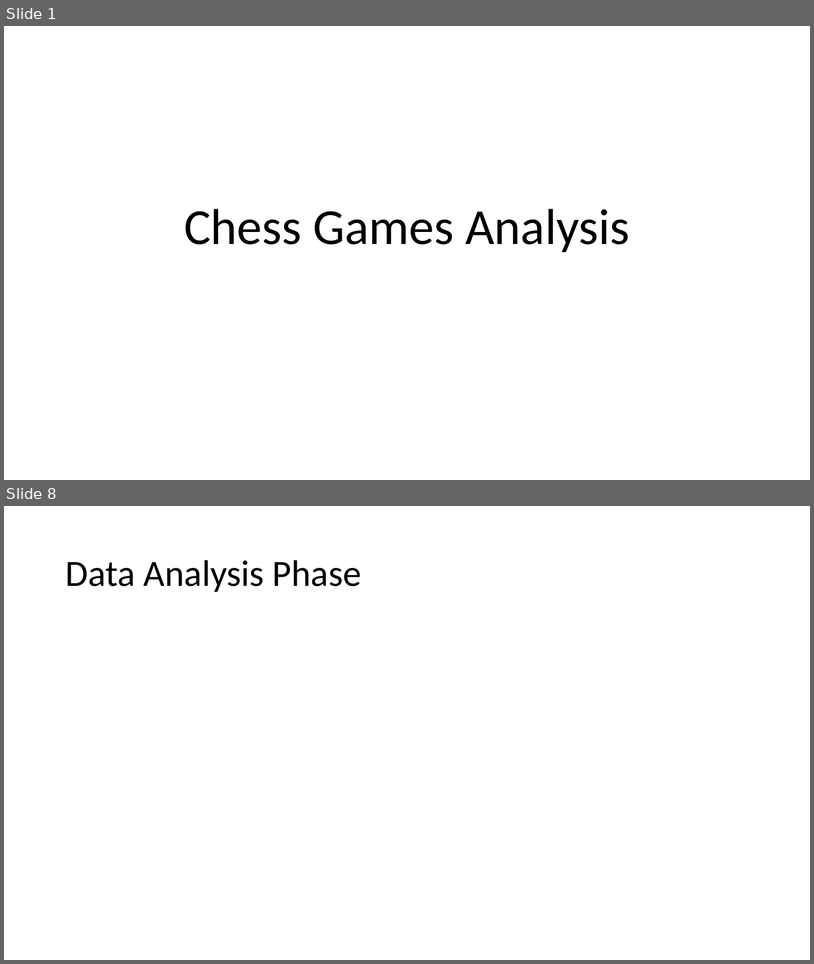
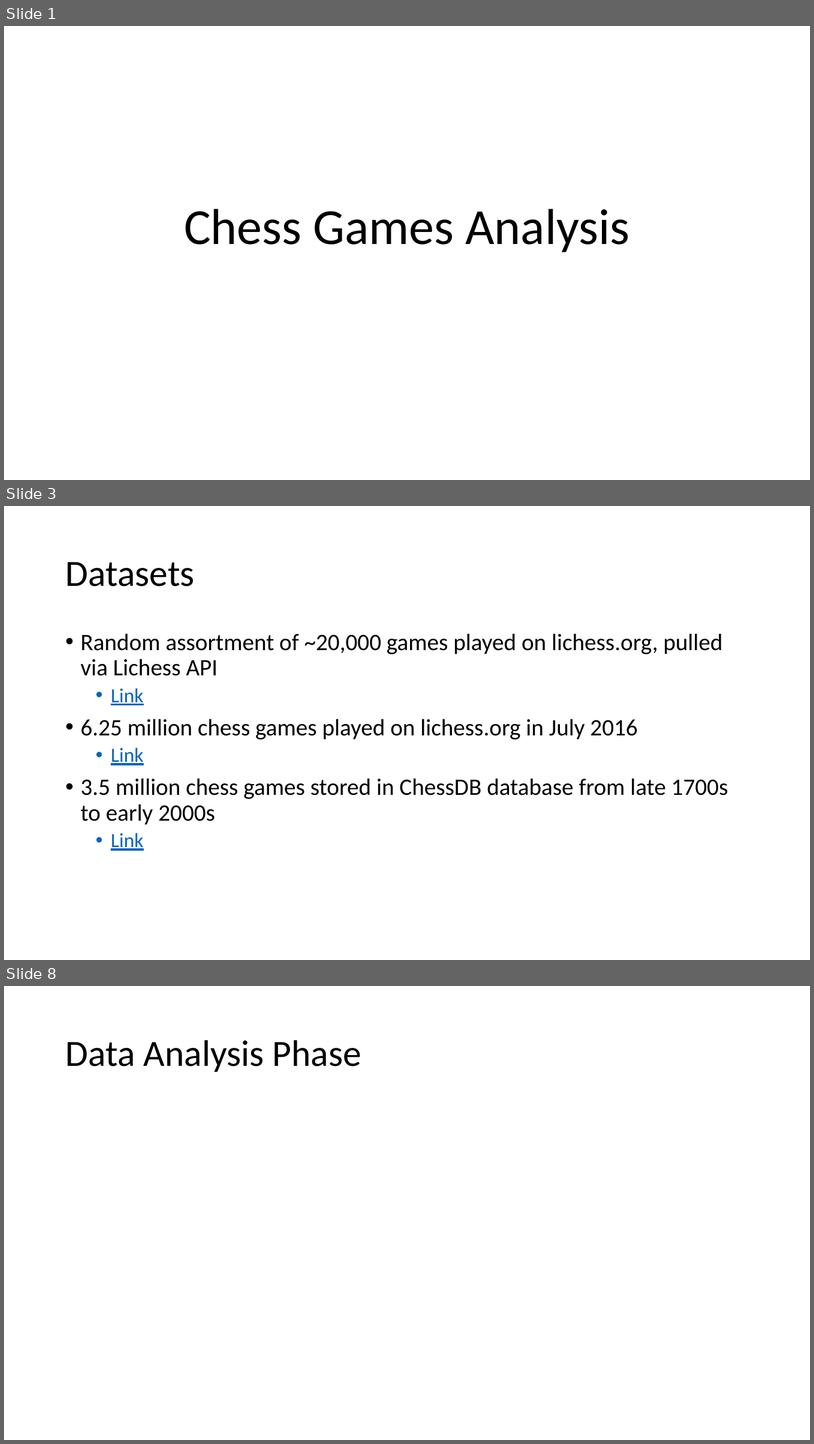
Before and after one commit to Nveatch/Chess_Games_Group_Analysis, a slide deck: Group_1_Slides.pptx. Shown one above the other, each under a label of ours: slides 1 and 8 before the commit, slides 1, 3 and 8 after it; the slides between them are not shown. The pictures are 814x964 and 814x1444 pixels, drawn with LibreOffice and Linux fonts; fonts in the diff are those of the drawing. Boxes give left, top, right and bottom in pixels: in the first picture for what was removed or moved away, otherwise in the second. Text is boxed around its words. In the diff, an @@ line names an element or a change of style, - is before the commit and + after.

```diff
--- a/Group_1_Slides.pptx
+++ b/Group_1_Slides.pptx
@@ slide 3 added at <box>4,506,810,960</box>, background #FFFFFF @@
@@ title added at <box>65,562,194,586</box>, 44 pt, text #000000 @@
+Datasets
@@ text added at <box>81,633,729,850</box>, 28 pt, text #000000 @@
+• Random assortment of ~20,000 games played on lichess.org, pulled via Lichess API
+  • Link
+• 6.25 million chess games played on lichess.org in July 2016
+  • Link
+• 3.5 million chess games stored in ChessDB database from late 1700s to early 2000s
+  • Link
```
Also in this commit, not shown: 3 slides changed, 2 other slides added, 3 slides removed.
